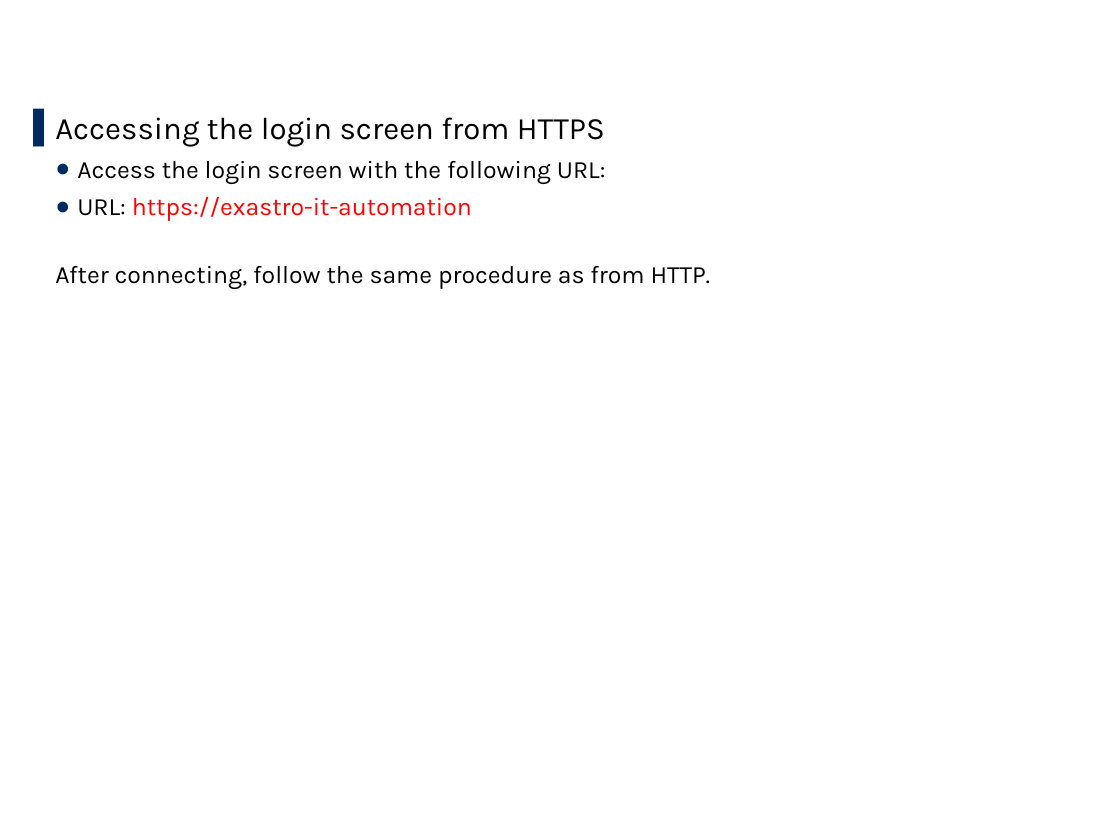
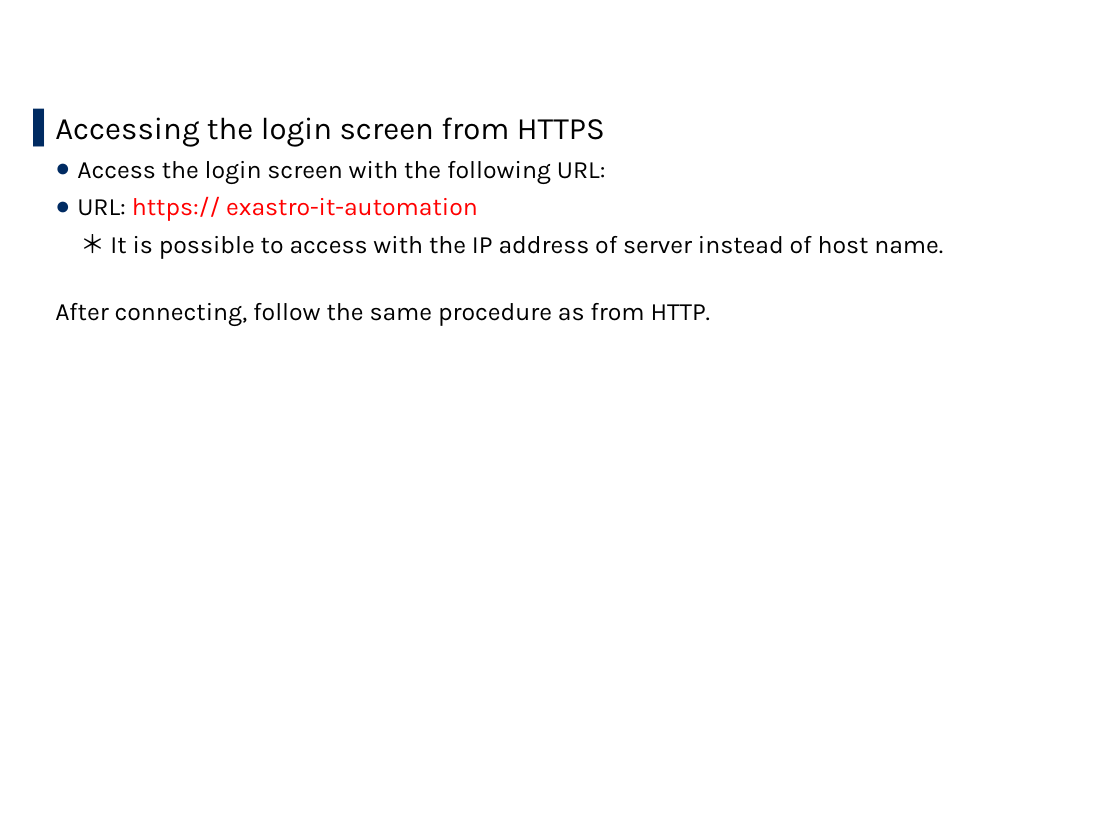
Before and after one commit to exastro-suite/it-automation-docs, a slide deck: slide 26 of asset/Learn/ITA-online-install_en.pptx. Drawn at 1120x840 pixels with LibreOffice and Linux fonts; fonts in the diff are those of the drawing; background and template pictures are left out. Boxes give left, top, right and bottom in pixels: in the first picture for what was removed or moved away, otherwise in the second. Text is boxed around its words. In the diff, an @@ line names an element or a change of style, - is before the commit and + after.

```diff
--- a/asset/Learn/ITA-online-install_en.pptx
+++ b/asset/Learn/ITA-online-install_en.pptx
@@ text at (77, 196, 943, 259): text changed; text colour #FF0000 to #000000 @@
-  ● URL: https://exastro-it-automation
+  ● URL: https:// exastro-it-automation
+  ＊ It is possible to access with the IP address of server instead of host name.
```
Also in this commit, not shown: 5 other slides changed.
